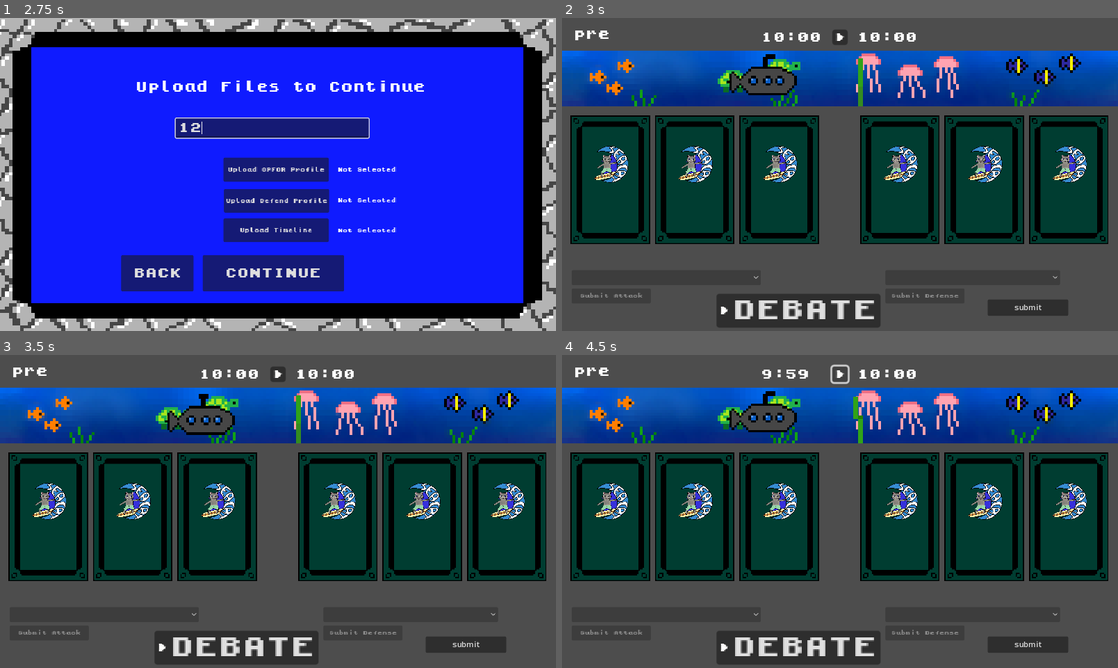
Above: before the commit, frames 1-4 (two rows, left to right).
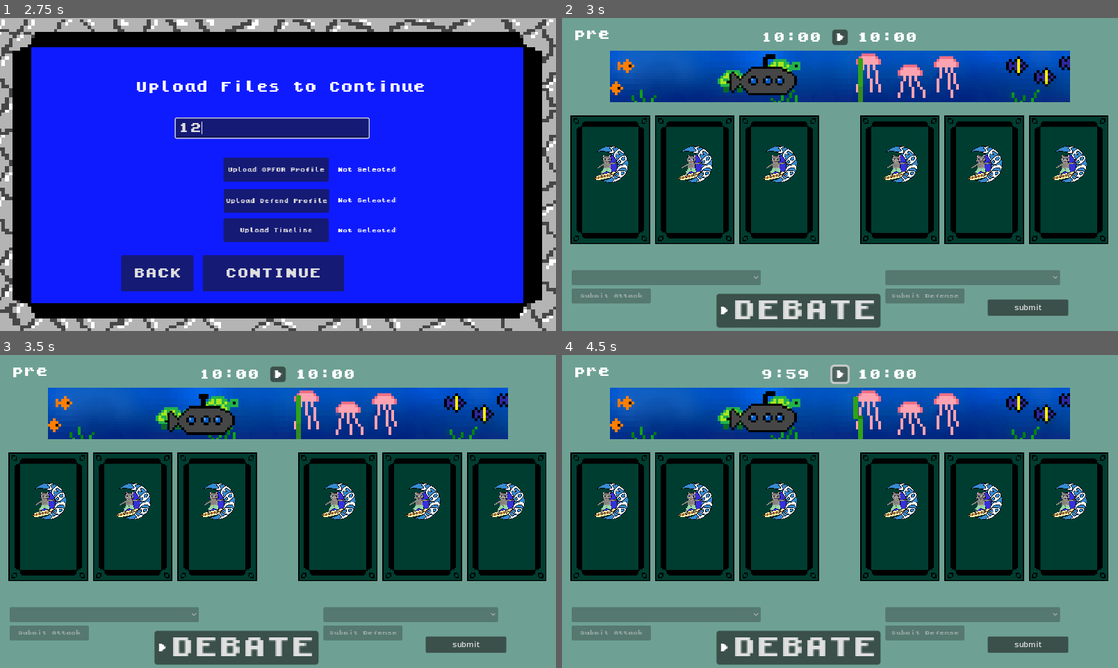
Above: after the commit, the same moments.

Repository: phan-andrew/demo3
Game: Godot game, scene res://game_scenes/start_screen/start_screen.tscn
The game is run twice, just before and just after one commit, with the same random seed, the same clock (stepped at 60 frames per second) and the same inputs.
Inputs (mouse positions are in pixels of both pictures, inside the frame that each line leads up to):
- Up to frame 1 (2.75 s): click "Play" at 0.5 s; click "CONTINUE" at 1.25 s; click (272, 127) at 2.02 s; type "12" at 2.1 s
- Up to frame 2 (3 s): click "CONTINUE" at 2.75 s
- Up to frame 3 (3.5 s): no input
- Up to frame 4 (4.5 s): click "DEBATE" at 3.5 s; click (840, 373) at 4.25 s

Frame 1 is identical in both runs. In frame 2, 50% of the frame differs, in the area x 0-100%, y 0-100%; in frame 3, 50%; in frame 4, 50%.

Commit message:
Update game_screen.tscn

Diff:
--- a/game_scenes/game_screen/game_screen.tscn
+++ b/game_scenes/game_screen/game_screen.tscn
@@ -99,7 +99,7 @@
 [node name="temp_background" type="Sprite2D" parent="."]
 modulate = Color(0.431393, 0.629335, 0.577402, 1)
 z_index = -2
-position = Vector2(623, 997)
+position = Vector2(576, 324)
 texture = ExtResource("9_cb041")
 
 [node name="timeline" parent="." instance=ExtResource("11_i0t33")]
